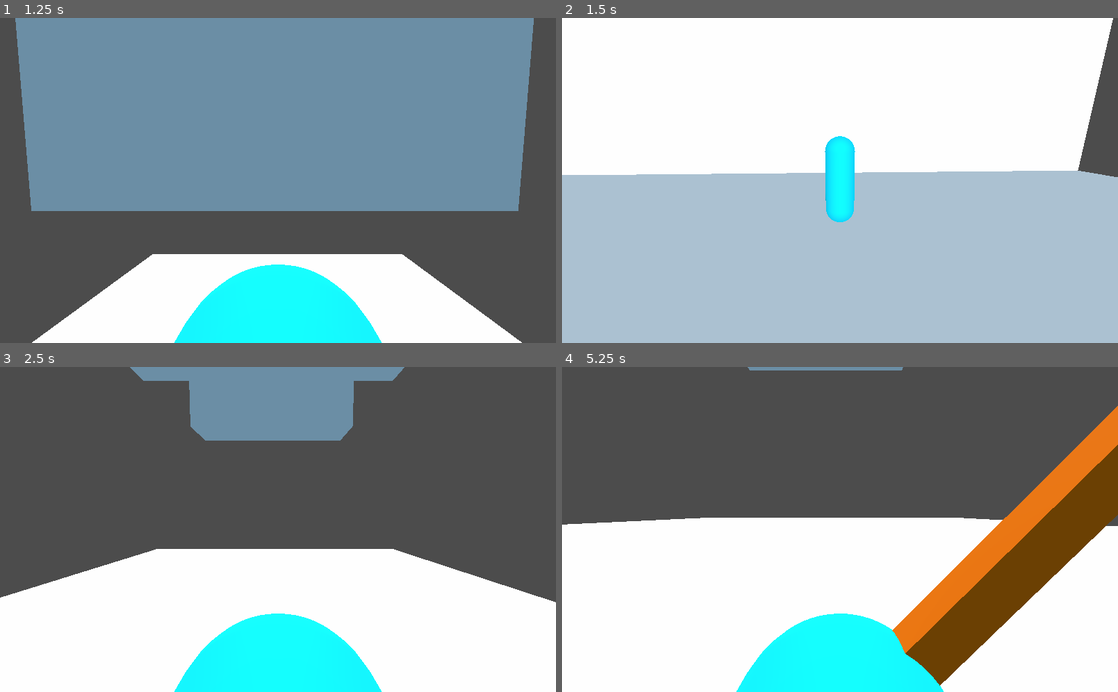
Above: before the commit, frames 1-4 (two rows, left to right).
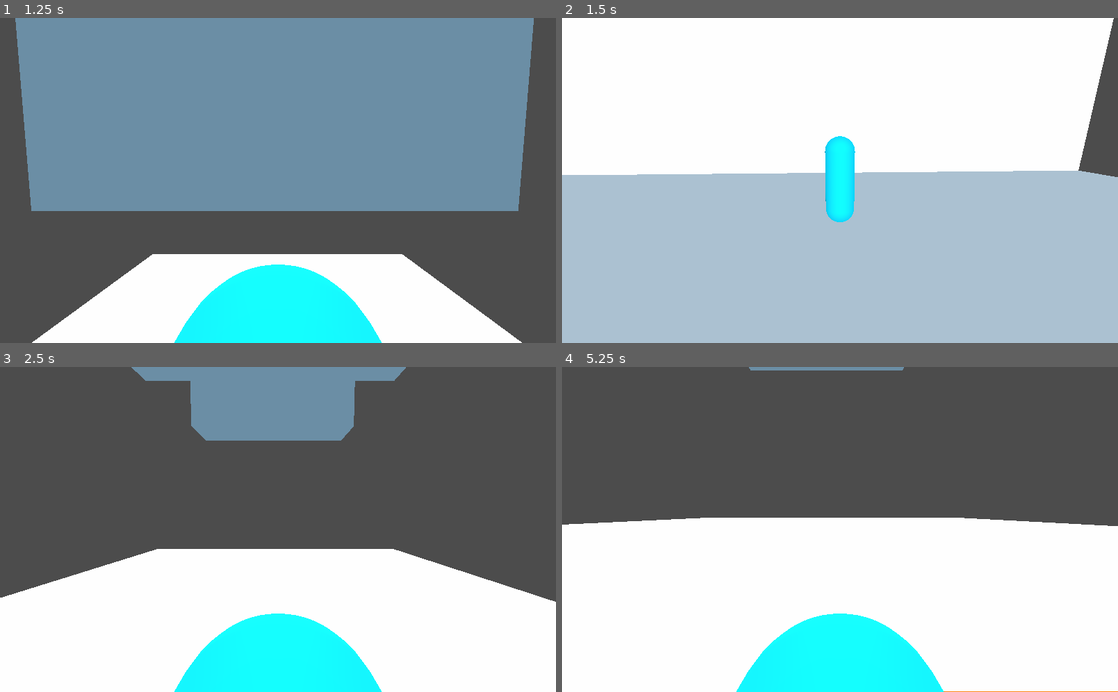
Above: after the commit, the same moments.

Repository: Albertoie710231/Godot_test_1
Game: Godot game, scene res://world/world.tscn
The game is run twice, just before and just after one commit, with the same random seed, the same clock (stepped at 60 frames per second) and the same inputs.
Inputs (mouse positions are in pixels of both pictures, inside the frame that each line leads up to):
- Up to frame 1 (1.25 s): tap Enter at 0.5 s; move the mouse to (305, 180) at 0.52 s; hold W (move_forward) from 0.53 s (still down); tap Q (action_button) at 0.6 s; tap Space (jump) at 0.77 s; tap E (ready_button) at 0.8 s
- Up to frame 2 (1.5 s): keep holding W (move_forward); move the mouse to (812, 180) at 1.27 s; tap E (ready_button) at 1.35 s
- Up to frame 3 (2.5 s): keep holding W (move_forward); tap Space (jump) at 1.52 s; tap Q (action_button) at 1.55, 2.1 s; move the mouse to (289, 523) at 2.02 s; tap E (ready_button) at 2.3 s
- Up to frame 4 (5.25 s): keep holding W (move_forward); move the mouse to (834, 536) at 2.77 s; click (834, 536) at 2.85 s; tap Space (jump) at 3.02, 3.77, 4.52, 5 s; tap Q (action_button) at 3.05, 4.35 s; move the mouse to (878, 532) at 3.52 s; tap E (ready_button) at 3.6, 5.1 s; move the mouse to (795, 526) at 4.27 s; move the mouse to (845, 529) at 5.02 s

Frame 1 is identical in both runs. In frame 2, less than 0.1% of the frame differs, in the area x 13-100%, y 0-57%; in frame 3, 0.1%; in frame 4, 12%, in the area x 1-100%, y 0-100%.

Commit message:
Added state machine.

Diff:
--- a/Prueba_1/world/Characters/CameraPivot.gd
+++ b/Prueba_1/world/Characters/CameraPivot.gd
@@ -21,7 +21,7 @@
 			hypotenuse = sqrt(co*co + spring_length*spring_length)
 			degrees_x = rad2deg(acos(spring_length/hypotenuse))
 			get_node("SecondaryCamera").rotation_degrees.x = degrees_x
-			#print(degrees_x)
+		#print(degrees_x)
 
 		#if event is InputEventMouseMotion and Input.get_mouse_mode() == Input.MOUSE_MODE_CAPTURED:
 			#look_at(collider.position, Vector3.UP)
--- a/Prueba_1/world/Characters/Player.gd
+++ b/Prueba_1/world/Characters/Player.gd
@@ -7,12 +7,20 @@
 export var gravity : float = 50.0
 export var jump_impulse : float = 20.0
 
+var is_valid_area = false
 var _velocity : Vector3 = Vector3.ZERO
 var _snap_vector : Vector3 = Vector3.DOWN
 var ready_flag : bool = false
-var action_flag : bool = false
 var temp_rotation : float = 0.0
 var body_entered_exited_list : Array = []
+
+enum state_name {
+	NORMAL,
+	READY,
+	ACTION
+}
+
+var state = state_name.NORMAL
 
 onready var _spring_arm : SpringArm = $SpringArm
 onready var _model : Spatial = $Pivot
@@ -23,18 +31,32 @@
 
 signal ready_signal()
 
+func _unhandled_key_input(_event):
+	if Input.is_action_just_pressed("ready_button"):
+		emit_signal("ready_signal")
+		if state == state_name.NORMAL:
+			state = state_name.READY
+		elif state == state_name.READY:
+			state = state_name.NORMAL
+	elif Input.is_action_just_pressed("action_button") and state == state_name.READY and is_valid_area:
+		state = state_name.ACTION
+
+	#print(state_name.keys()[state])
+
 func _process(_delta:float) -> void:
-	if _spring_arm.get_node("Camera").current:
-		_spring_arm.translation = self.translation
-	elif _secundary_camera.get_node("SecondaryCamera").current:
-		_secundary_camera.translation = self.translation
+	_spring_arm.translation = self.translation
+	_secundary_camera.translation = self.translation
 
 func _physics_process(delta:float) -> void:
-	if ready_func() == false:
-		movement_func(delta)
-	else:
-		warp_func()
-		action_movement(delta)
+	match state:
+		state_name.NORMAL:
+			movement_func(delta)
+		state_name.READY:
+			is_valid_area = ready_func()
+			ready_movement(delta)
+		state_name.ACTION:
+			action_func()
+			ready_movement(delta)
 
 func imput_movement(input_vector:Vector3, rotating_object:Node) -> Vector3:
 	input_vector.x = Input.get_action_strength("move_right") - Input.get_action_strength("move_left")
@@ -63,76 +85,75 @@
 
 	_velocity = move_and_slide_with_snap(_velocity, _snap_vector, Vector3.UP, true)
 
-	var is_moving_on_floor : bool = Vector2(_velocity.z,_velocity.x).length() != 0.0
+	var is_moving_on_floor : bool = Vector2(_velocity.z,_velocity.x).length() > 0.2
 
 	if is_moving_on_floor:
 		var look_direction = Vector2(-_velocity.z, -_velocity.x)
-		_model.rotation.y = look_direction.angle()
+		_model.rotation.y = lerp_angle(_model.rotation.y,look_direction.angle(),0.7)
 
-func action_movement(delta) -> void:
+func ready_movement(delta) -> void:
 	var input_vector = Vector3.ZERO
 	input_vector = imput_movement(input_vector, _secundary_camera)
 
-	if action_flag == false:
+	if state == state_name.READY:
 		_velocity.x = input_vector.x * max_speed
 		_velocity.z = input_vector.z * max_speed
 		_velocity.y -= gravity * delta
-		_snap_vector = Vector3.DOWN
-	else:
+	elif state == state_name.ACTION:
 		_velocity.x = 0.0
 		_velocity.z = 0.0
 		_velocity.y = 10
-		_snap_vector = Vector3.ZERO
 
-	_velocity = move_and_slide_with_snap(_velocity, _snap_vector, Vector3.UP, true)
+	_velocity = move_and_slide(_velocity, Vector3.UP)
 
-	var is_moving_on_floor : bool = Vector2(_velocity.z,_velocity.x).length() != 0.0
+	var is_moving_on_floor : bool = Vector2(_velocity.z,_velocity.x).length() > 0.2
 
 	if is_moving_on_floor:
 		var look_direction = Vector2(-_velocity.z, -_velocity.x)
-		_model.rotation.y = look_direction.angle()
+		_model.rotation.y = lerp_angle(_model.rotation.y,look_direction.angle(),0.7)
 
 func ready_func() -> bool:
-	if Input.is_action_just_pressed("ready_button") and action_flag == false:
-		ready_flag = !ready_flag
-		_spring_arm.get_node("Camera").current = !ready_flag
-		_secundary_camera.get_node("SecondaryCamera").current = ready_flag
+	var valid_area = false
+	var direct_state = get_world().direct_space_state
+	var collider_1 = direct_state.intersect_ray(transform.origin + Vector3(0,0,1), Vector3(0, 1000.0, 0))
+	var collider_2 = direct_state.intersect_ray(transform.origin + Vector3(0.8660,0,0.5), Vector3(0, 1000.0, 0))
+	var collider_3 = direct_state.intersect_ray(transform.origin + Vector3(0.8660,0,-0.5), Vector3(0, 1000.0, 0))
+	var collider_4 = direct_state.intersect_ray(transform.origin + Vector3(0,0,-1), Vector3(0, 1000.0, 0))
+	var collider_5 = direct_state.intersect_ray(transform.origin + Vector3(-0.8660,0,0.5), Vector3(0, 1000.0, 0))
+	var collider_6 = direct_state.intersect_ray(transform.origin + Vector3(-0.8660,0,-0.5), Vector3(0, 1000.0, 0))
+
+	if collider_1 and collider_2 and collider_3 and collider_4 and collider_5 and collider_6:
+		collider_1.position.y -= transform.origin.y
+		collider_2.position.y -= transform.origin.y
+		collider_3.position.y -= transform.origin.y
+		collider_4.position.y -= transform.origin.y
+		collider_5.position.y -= transform.origin.y
+		collider_6.position.y -= transform.origin.y
+		valid_area = true
+
+	return valid_area
+		#action_just_pressed("action_button"):
+			#_spring_arm.get_node("Camera").current = true
+			#_secundary_camera.get_node("SecondaryCamera").current = false
+			#state = ACTION
+			#_collision_shape.disabled = true
+			#_area_shape.disabled = false
+
+func action_func():
+	if is_valid_area:
 		emit_signal("ready_signal")
-	return ready_flag
+		state = state_name.ACTION
+		_collision_shape.disabled = true
+		_area_shape.disabled = false
+		is_valid_area = false
 
-func warp_func() -> void:
-	if ready_flag == true:
-		var direct_state = get_world().direct_space_state
-		var collider_1 = direct_state.intersect_ray(transform.origin + Vector3(0,0,1), Vector3(0, 1000.0, 0))
-		var collider_2 = direct_state.intersect_ray(transform.origin + Vector3(0.8660,0,0.5), Vector3(0, 1000.0, 0))
-		var collider_3 = direct_state.intersect_ray(transform.origin + Vector3(0.8660,0,-0.5), Vector3(0, 1000.0, 0))
-		var collider_4 = direct_state.intersect_ray(transform.origin + Vector3(0,0,-1), Vector3(0, 1000.0, 0))
-		var collider_5 = direct_state.intersect_ray(transform.origin + Vector3(-0.8660,0,0.5), Vector3(0, 1000.0, 0))
-		var collider_6 = direct_state.intersect_ray(transform.origin + Vector3(-0.8660,0,-0.5), Vector3(0, 1000.0, 0))
-
-
-		if collider_1 and collider_2 and collider_3 and collider_4 and collider_5 and collider_6:
-			collider_1.position.y -= transform.origin.y
-			collider_2.position.y -= transform.origin.y
-			collider_3.position.y -= transform.origin.y
-			collider_4.position.y -= transform.origin.y
-			collider_5.position.y -= transform.origin.y
-			collider_6.position.y -= transform.origin.y
-			if Input.is_action_just_pressed("action_button"):
-				_spring_arm.get_node("Camera").current = true
-				_secundary_camera.get_node("SecondaryCamera").current = false
-				action_flag = true
-				_collision_shape.disabled = true
-				_area_shape.disabled = false
-
-		if body_entered_exited_list.size() > 1 and action_flag == true:
-			for i in range(1,body_entered_exited_list.size(),2):
-				if body_entered_exited_list[i] == 0:
-					ready_flag = false
-					action_flag = false
-					_collision_shape.disabled = false
-					_area_shape.disabled = true
-					body_entered_exited_list = []
+	if body_entered_exited_list.size() > 1:
+		for i in range(1,body_entered_exited_list.size(),2):
+			if body_entered_exited_list[i] == 0:
+				_collision_shape.disabled = false
+				_area_shape.disabled = true
+				body_entered_exited_list = []
+				state = state_name.NORMAL
 
 func _on_Area_body_entered(_body:Node):
 	body_entered_exited_list.append(1)
--- a/Prueba_1/world/Characters/SpringArm.gd
+++ b/Prueba_1/world/Characters/SpringArm.gd
@@ -6,6 +6,13 @@
 func _ready():
 	set_as_toplevel(true)
 	Input.set_mouse_mode(Input.MOUSE_MODE_CAPTURED)
+	var player_node = get_parent()
+	player_node.connect("ready_signal", self, "toogle_disabled_camera")
+
+
+func toogle_disabled_camera():
+	var get_current = get_node("Camera").is_current()
+	get_node("Camera").set_current(!get_current)
 
 func _unhandled_input(event):
 	if event.is_action_pressed("click"):
